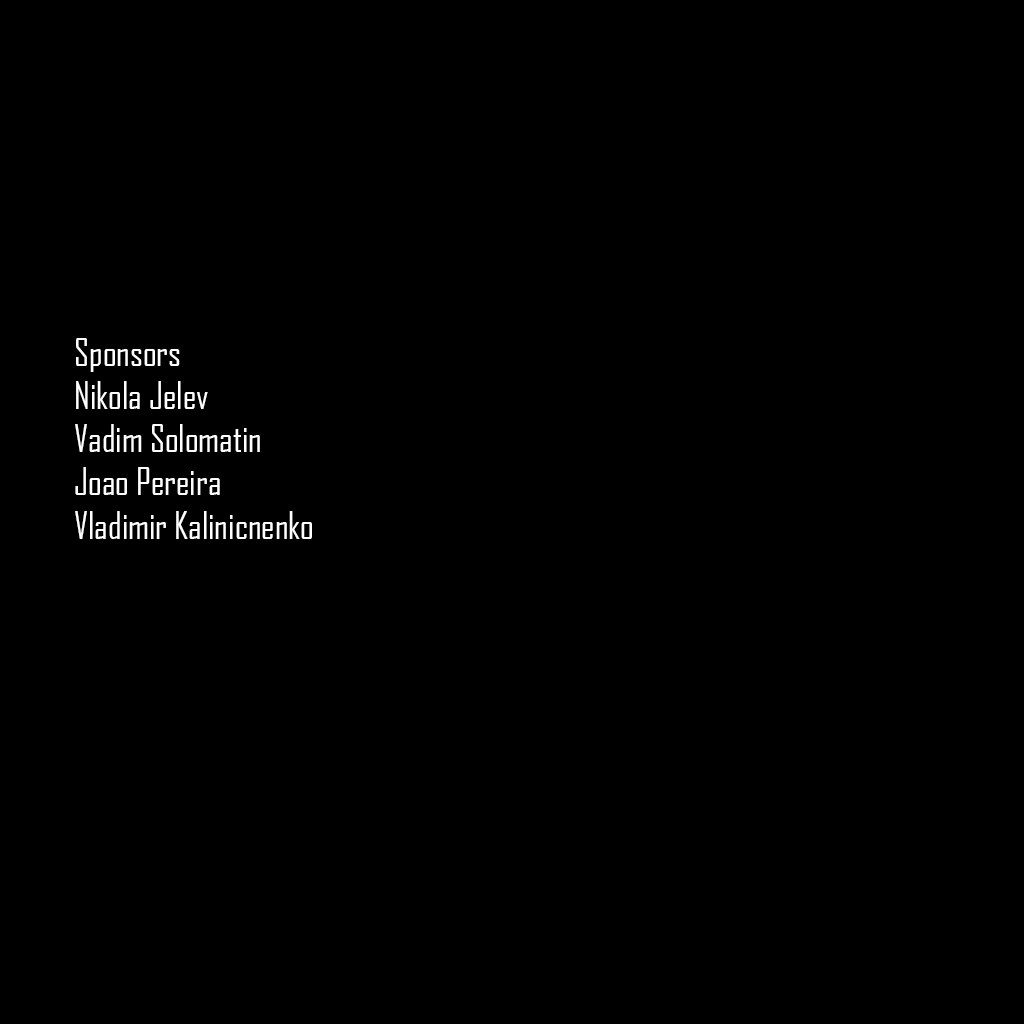
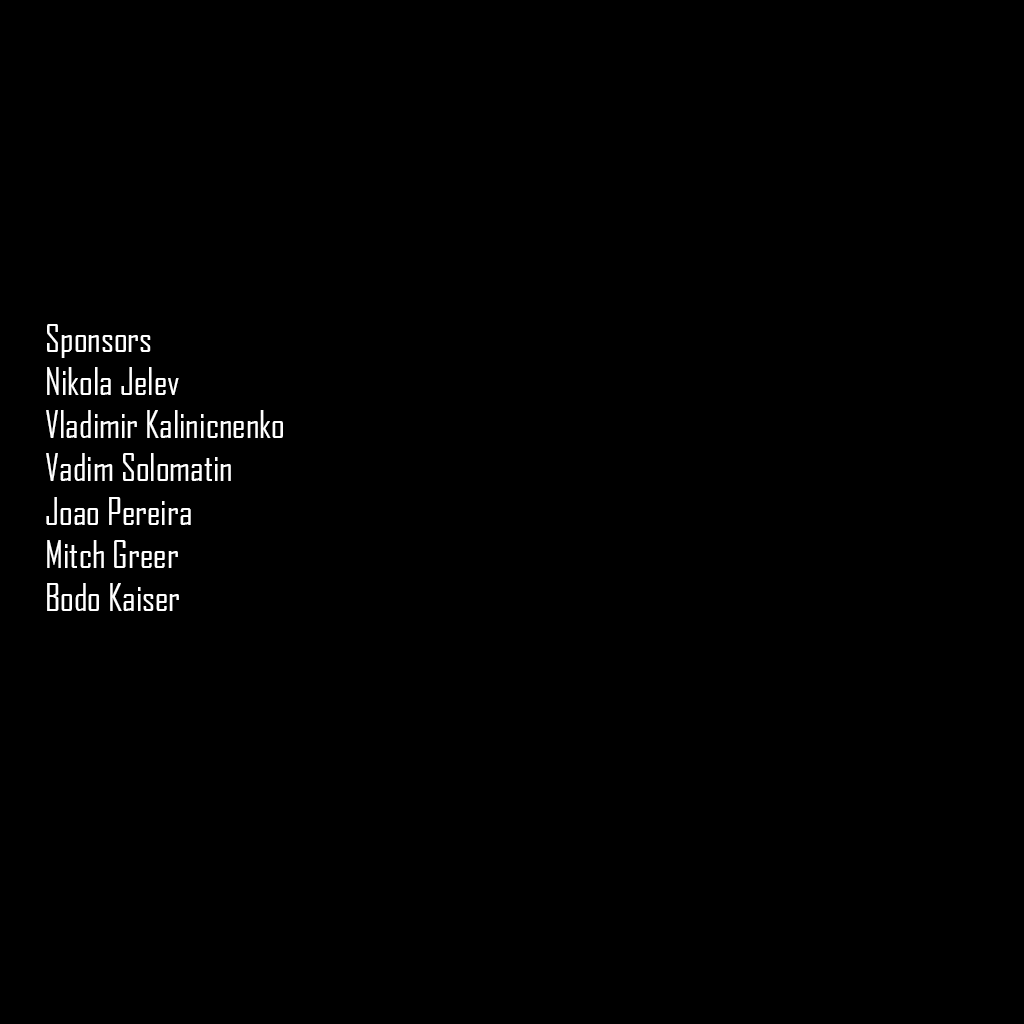
The second 1024px x 1024px image is a revision of the first. Changes to its layers:
renamed "Sponsors Nikola Jelev Vadim Solomatin Joao Pereira Vladimir Kal" to "Sponsors Nikola Jelev Vladimir Kalinicnenko Vadim Solomatin Joa", painted on it over bbox(46, 324, 312, 611)
